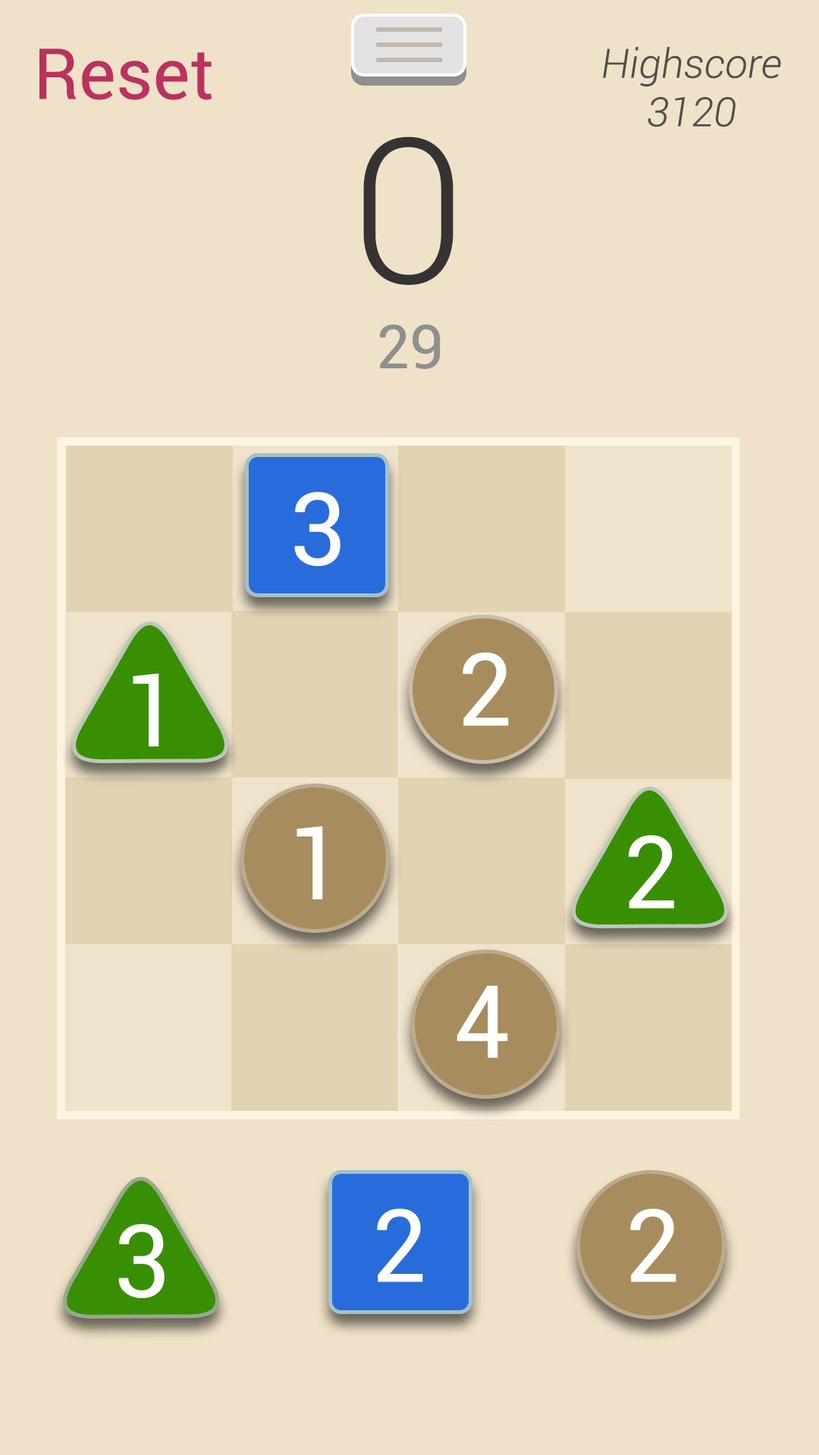
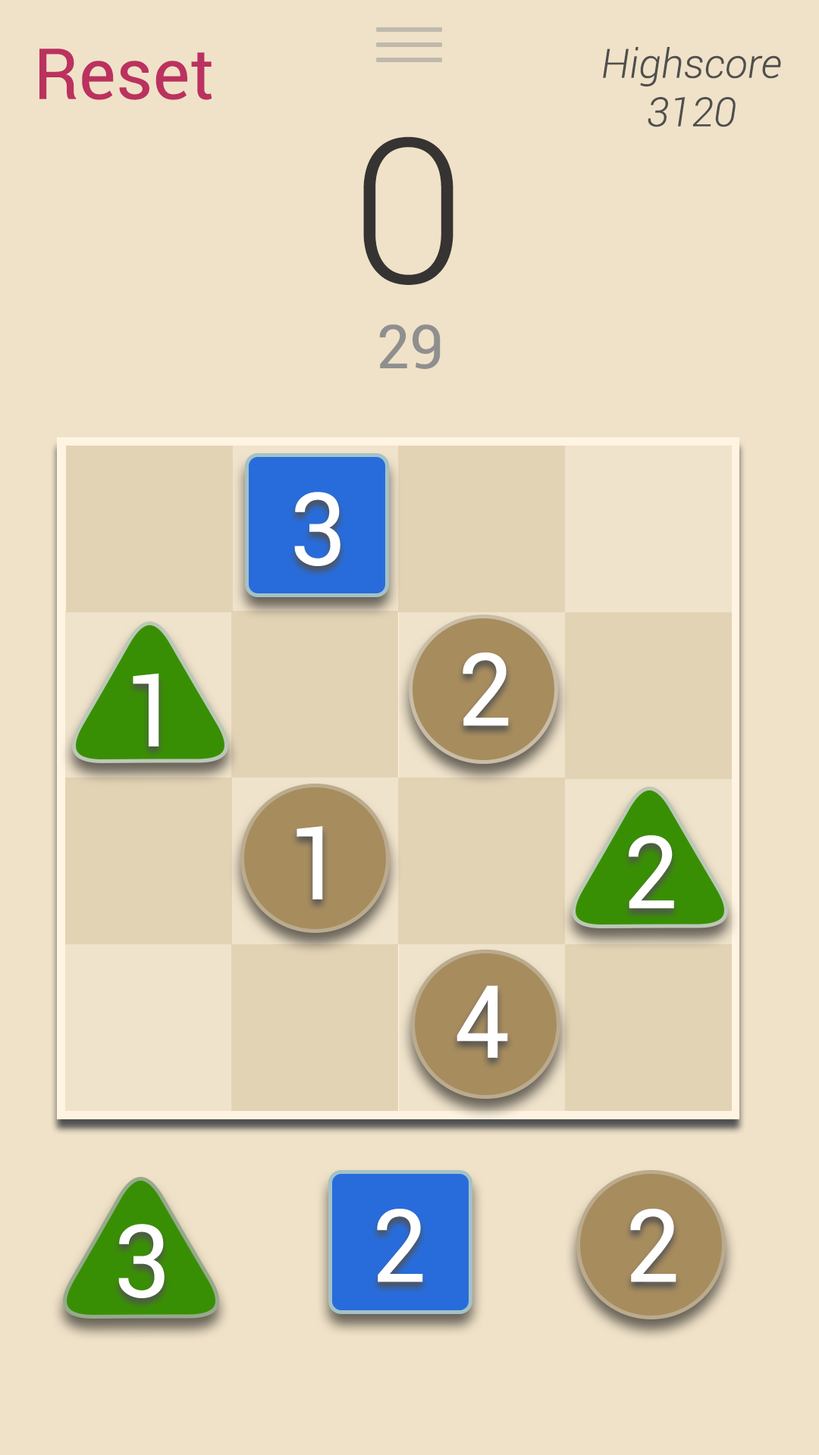
Layered file, before and after one edit (819 x 1455). Changes by layer:
hid "Rounded Rectangle 5" over (350, 13, 467, 77)
